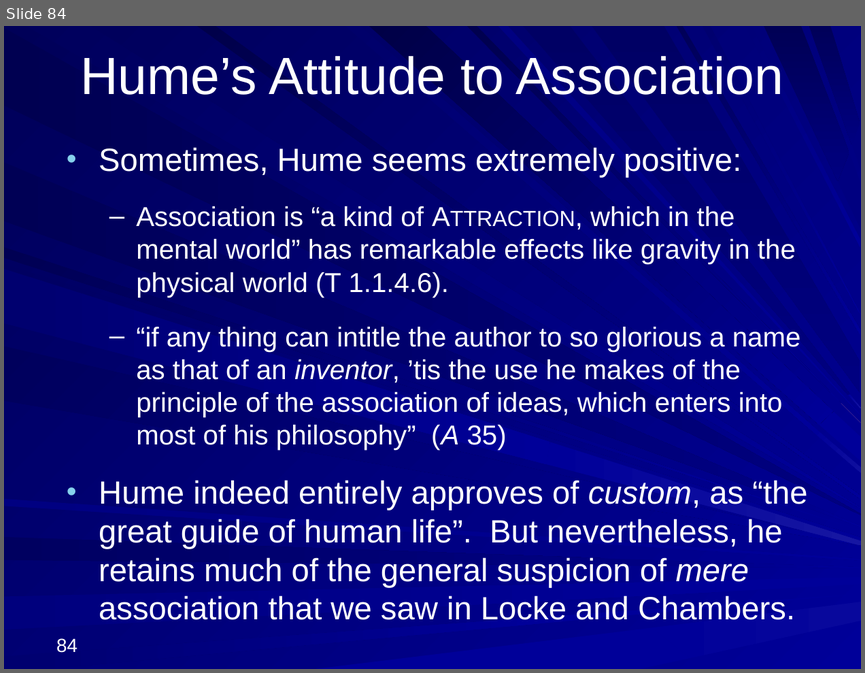
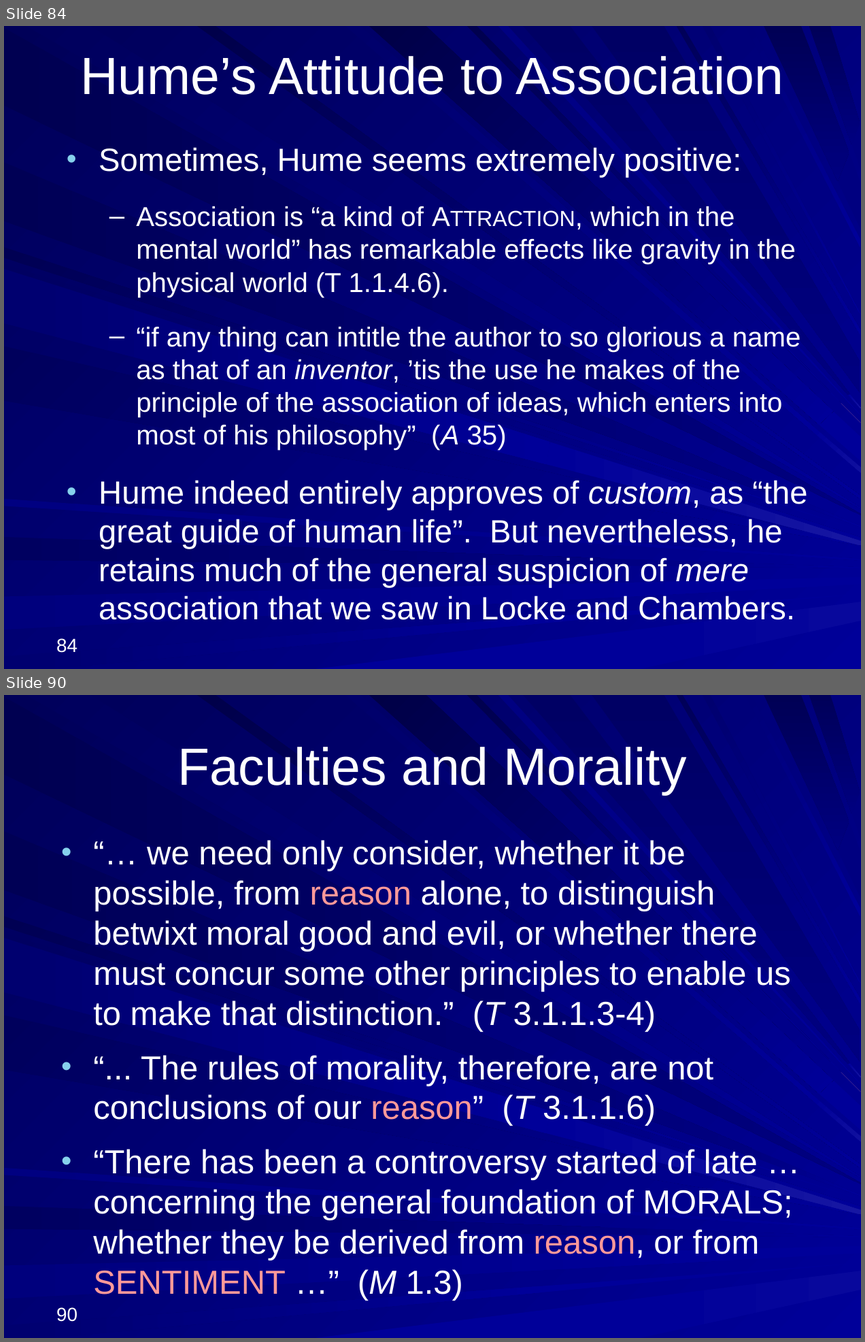
Before and after one commit to englishphilosophy/hume-texts-online, a slide deck: teaching/lectures/2025_Hume_MT_current.pptx. Shown one above the other, each under a label of ours: slide 84 before the commit, slides 84 and 90 after it; the slides between them are not shown. The pictures are 865x673 and 865x1342 pixels, drawn with LibreOffice and Linux fonts; fonts in the diff are those of the drawing. Boxes give left, top, right and bottom in pixels: in the first picture for what was removed or moved away, otherwise in the second. Text is boxed around its words. In the diff, an @@ line names an element or a change of style, - is before the commit and + after.

```diff
--- a/teaching/lectures/2025_Hume_MT_current.pptx
+++ b/teaching/lectures/2025_Hume_MT_current.pptx
@@ slide 90 added at (4, 695, 861, 1338), background gradient #000078 to #000099; not listed: 37 template elements that a slide beside it also shows @@
@@ title added at (177, 747, 686, 795), 44 pt, text #FFFFFF @@
+Faculties and Morality
@@ text added at (93, 840, 792, 1300), 28 pt, text #FFFFFF @@
+• “… we need only consider, whether it be possible, from reason alone, to distinguish betwixt moral good and evil, or whether there must concur some other principles to enable us to make that distinction.” (T 3.1.1.3‑4)
+• “... The rules of morality, therefore, are not conclusions of our reason” (T 3.1.1.6)
+• “There has been a controversy started of late … concerning the general foundation of MORALS; whether they be derived from reason, or from SENTIMENT …” (M 1.3)
@@ page number added at (56, 1307, 77, 1321), 16 pt, text #FFFFFF @@
+90
```
Also in this commit, not shown: 47 other slides added, 3 other files.
